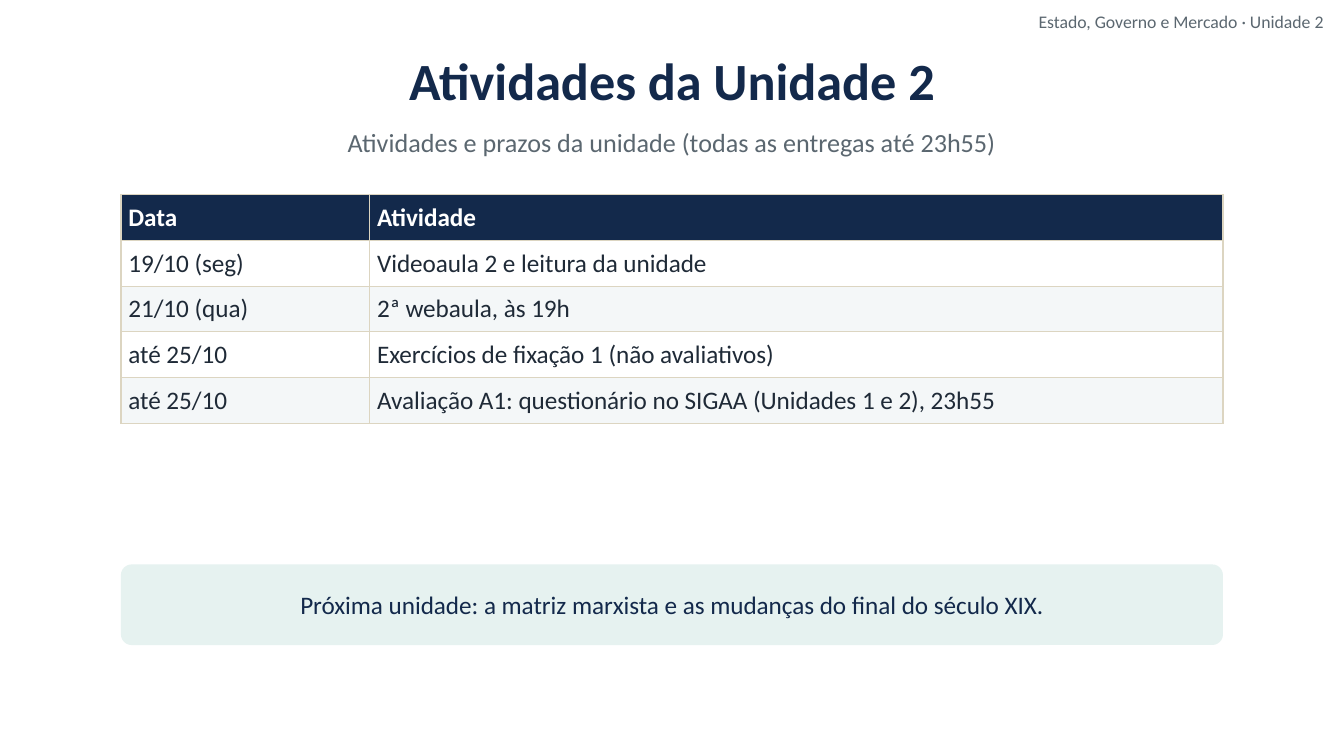
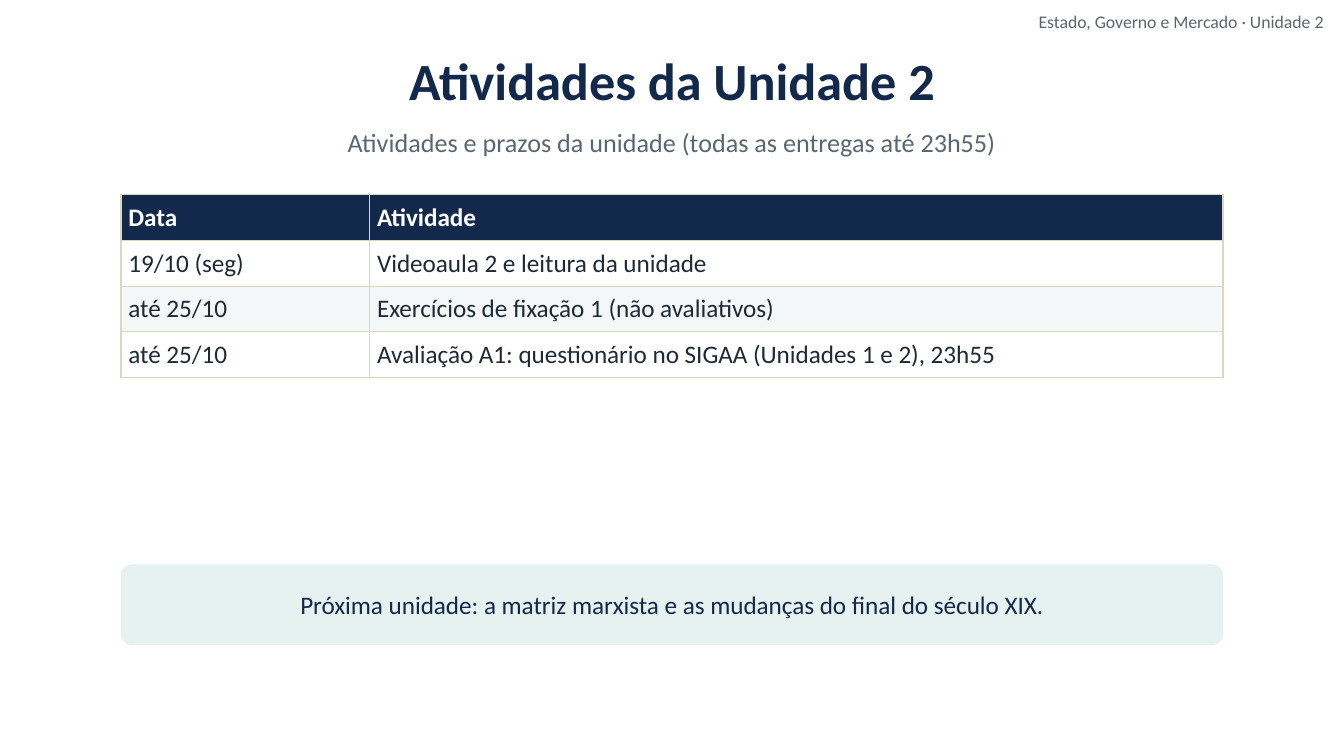
Before and after one commit to cleitonfranco74/gestao_publica, a slide deck: slide 17 of disciplina-01-estado-governo-mercado/materiais/02_Unidade_2_Pendulo_e_Matriz_Liberal.pptx. Drawn at 1344x756 pixels with LibreOffice and Linux fonts; fonts in the diff are those of the drawing; background and template pictures are left out. Boxes give left, top, right and bottom in pixels: in the first picture for what was removed or moved away, otherwise in the second. Text is boxed around its words. In the diff, an @@ line names an element or a change of style, - is before the commit and + after.

```diff
--- a/disciplina-01-estado-governo-mercado/materiais/02_Unidade_2_Pendulo_e_Matriz_Liberal.pptx
+++ b/disciplina-01-estado-governo-mercado/materiais/02_Unidade_2_Pendulo_e_Matriz_Liberal.pptx
@@ table at bbox=[121, 195, 1223, 372] @@
-row 3: 21/10 (qua) | 2ª webaula, às 19h
```
Also in this commit, not shown: 1 other slide changed, 17 other files.
